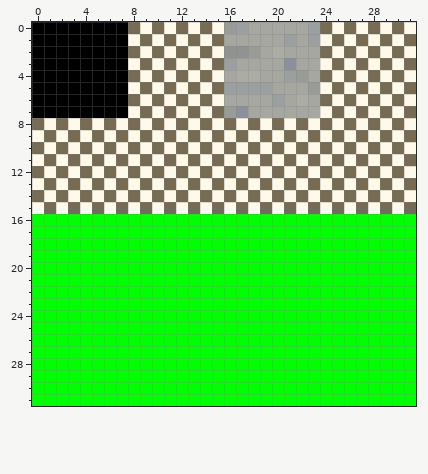
Two versions of one pixel-art sprite, www/tex.png. That is the earlier state.
The file is 32x32 pixels. Colours within 5 levels of each other are drawn and written as one.
The result:
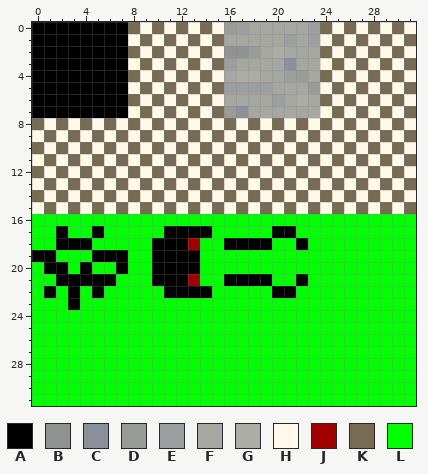
Palette (. is transparent): A #000000  B #919393  C #8c909a  D #999b96  E #9c9f9f  F #a5a7a0  G #abada4  H #fff9ea  J #a00000  K #766c53  L #00ff00
Changes in this commit:
@@ x 0..31 @@
 16 LLLLLLLLLLLLLLLLLLLLLLLLLLLLLLLL
-17 LLLLLLLLLLLLLLLLLLLLLLLLLLLLLLLL
-18 LLLLLLLLLLLLLLLLLLLLLLLLLLLLLLLL
-19 LLLLLLLLLLLLLLLLLLLLLLLLLLLLLLLL
-20 LLLLLLLLLLLLLLLLLLLLLLLLLLLLLLLL
-21 LLLLLLLLLLLLLLLLLLLLLLLLLLLLLLLL
-22 LLLLLLLLLLLLLLLLLLLLLLLLLLLLLLLL
-23 LLLLLLLLLLLLLLLLLLLLLLLLLLLLLLLL
+17 LLALLALLLLLAAAALLLLLAALLLLLLLLLL
+18 LLAAALLLLLAAAJLLAAAALLALLLLLLLLL
+19 AALLLAAALLAAAALLLLLLLLLLLLLLLLLL
+20 LAALALLALLAAAALLLLLLLLLLLLLLLLLL
+21 LLAAAAALLLAAAJLLAAAALLALLLLLLLLL
+22 LALALALLLLLAAAALLLLLAALLLLLLLLLL
+23 LLLALLLLLLLLLLLLLLLLLLLLLLLLLLLL
 24 LLLLLLLLLLLLLLLLLLLLLLLLLLLLLLLL
Boxes around the changes in both pictures, in picture pixels (x1, y1, x2, y2):
changed: (32, 226, 308, 310)
